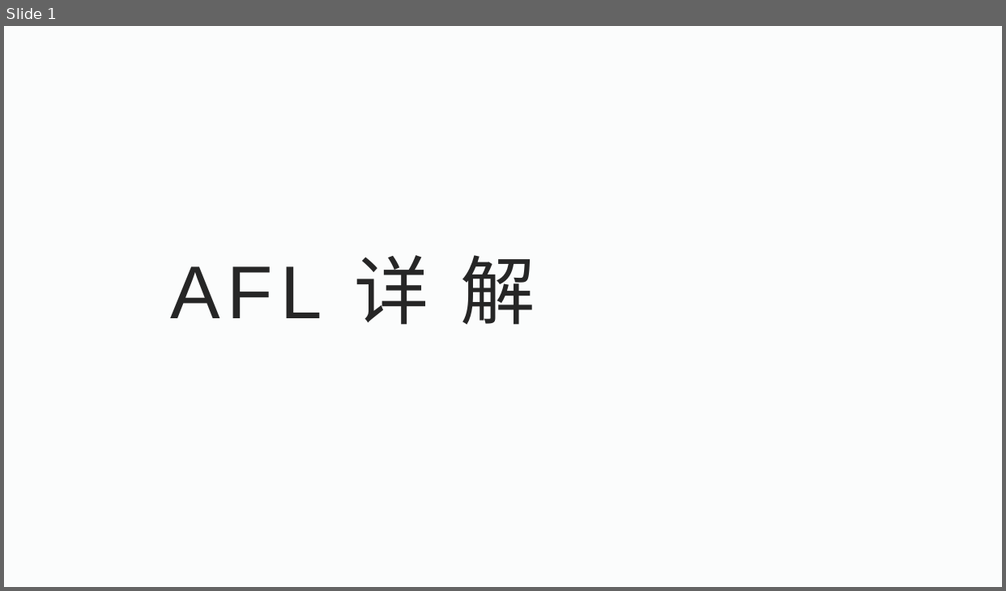
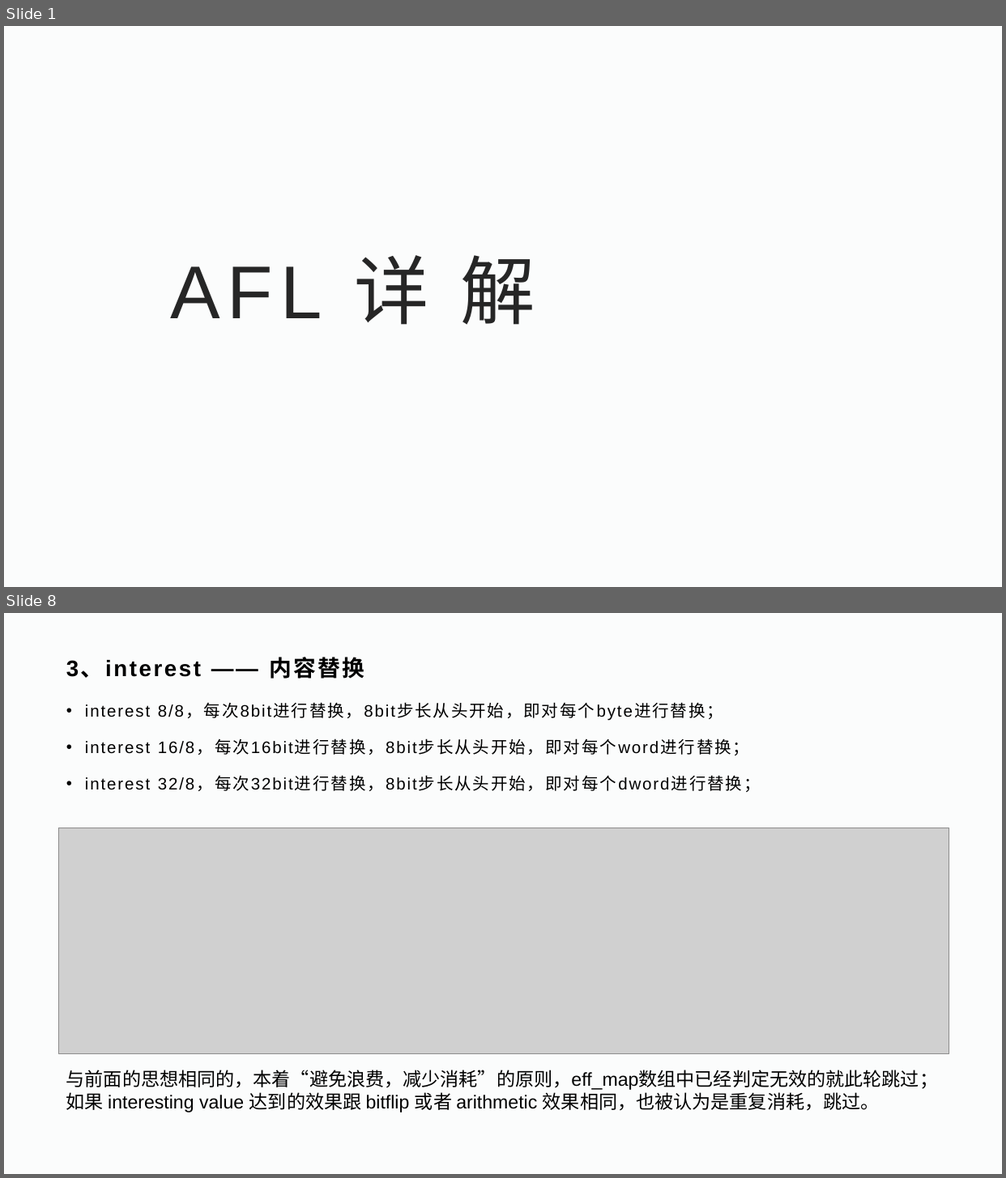
Before and after one commit to WayneDevMaze/Fuzzing-Introduction, a slide deck: Part2-AFL-pattern/AFL详解.pptx. Shown one above the other, each under a label of ours: slide 1 before the commit, slides 1 and 8 after it; the slides between them are not shown. The pictures are 1006x591 and 1006x1178 pixels, drawn with LibreOffice and Linux fonts; fonts in the diff are those of the drawing; grey boxes stand for pictures; background and template pictures are left out. Boxes give left, top, right and bottom in pixels: in the first picture for what was removed or moved away, otherwise in the second. Text is boxed around its words. In the diff, an @@ line names an element or a change of style, - is before the commit and + after.

```diff
--- a/Part2-AFL-pattern/AFL详解.pptx
+++ b/Part2-AFL-pattern/AFL详解.pptx
@@ slide 8 added at (x1=4, y1=613, x2=1002, y2=1174), background #FBFCFC @@
@@ title added at (x1=66, y1=657, x2=365, y2=679), 21.6 pt, text #000000, bold @@
+3、interest —— 内容替换
@@ text added at (x1=85, y1=702, x2=760, y2=792), 16 pt, text #000000 @@
+• interest 8/8，每次8bit进行替换，8bit步长从头开始，即对每个byte进行替换；
+• interest 16/8，每次16bit进行替换，8bit步长从头开始，即对每个word进行替换；
+• interest 32/8，每次32bit进行替换，8bit步长从头开始，即对每个dword进行替换；
@@ picture added at (x1=58, y1=828, x2=949, y2=1054) @@
@@ text added at (x1=66, y1=1070, x2=938, y2=1113), 18 pt, text #000000 @@
+与前面的思想相同的，本着“避免浪费，减少消耗”的原则，eff_map数组中已经判定无效的就此轮跳过；如果 interesting value 达到的效果跟 bitflip 或者 arithmetic 效果相同，也被认为是重复消耗，跳过。
```
Also in this commit, not shown: 1 slide changed, 12 other slides added, 1 other file.
